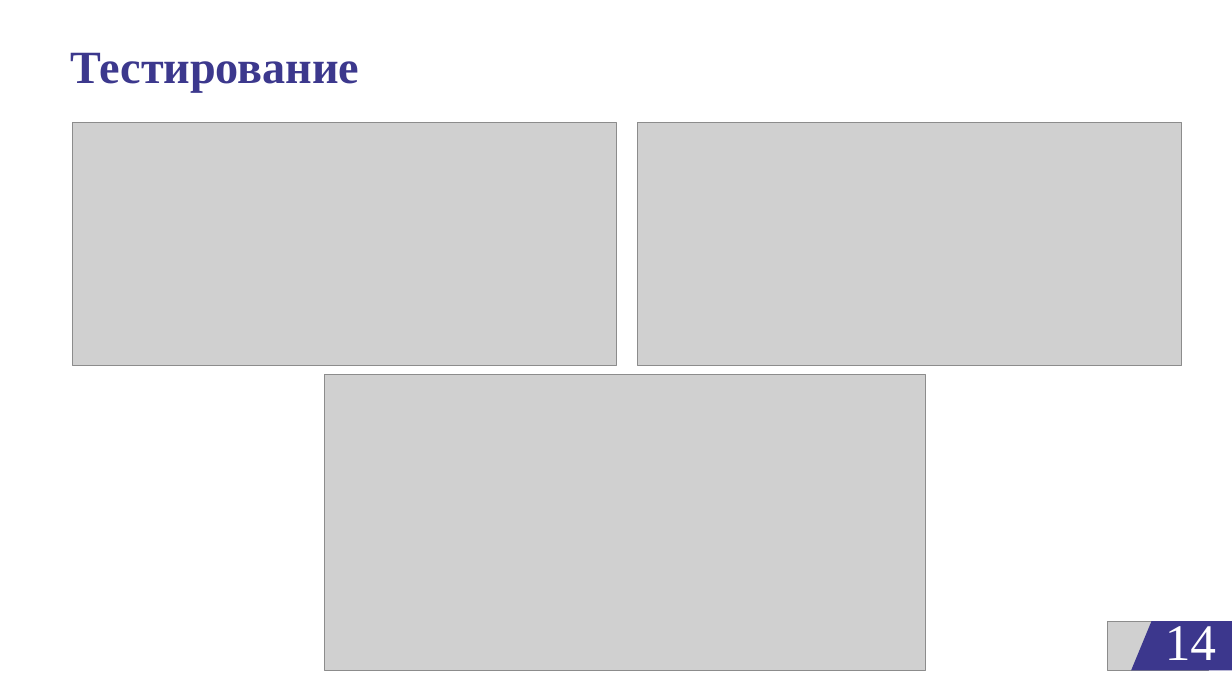
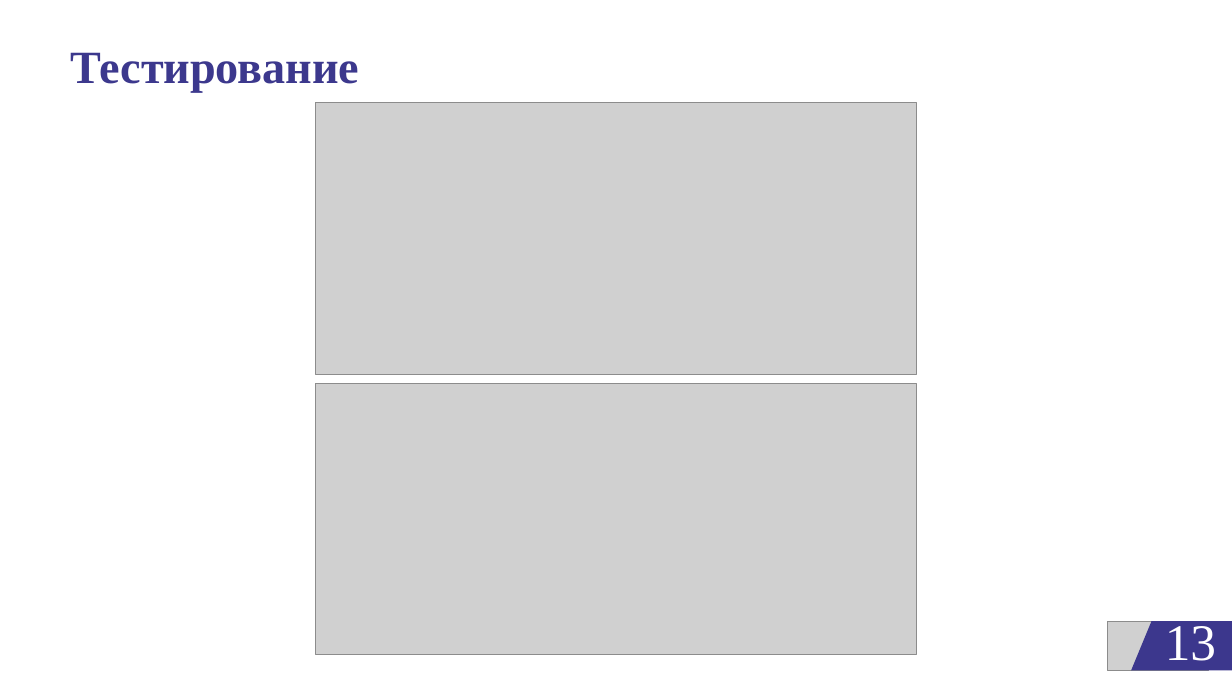
Before and after one commit to egorbeckish/Baccalaureate, a slide deck: slide 13 of 4 FOURTH COURSE/Semester 8/ДИПЛОМ/Отчеты/Презентация_Бекиш Е.П. 2025.pptx (slide 14 before the commit). Drawn at 1232x693 pixels with LibreOffice and Linux fonts; fonts in the diff are those of the drawing; grey boxes stand for pictures; background and template pictures are left out. Boxes give left, top, right and bottom in pixels: in the first picture for what was removed or moved away, otherwise in the second. Text is boxed around its words. In the diff, an @@ line names an element or a change of style, - is before the commit and + after.

```diff
--- a/4 FOURTH COURSE/Semester 8/ДИПЛОМ/Отчеты/Презентация_Бекиш Е.П. 2025.pptx
+++ b/4 FOURTH COURSE/Semester 8/ДИПЛОМ/Отчеты/Презентация_Бекиш Е.П. 2025.pptx
@@ picture added at (x1=316, y1=103, x2=917, y2=374) @@
@@ picture removed at (x1=72, y1=122, x2=616, y2=366) @@
@@ picture removed at (x1=638, y1=122, x2=1181, y2=366) @@
@@ picture resized from (x1=325, y1=375, x2=926, y2=671) to (x1=316, y1=384, x2=917, y2=654) @@
@@ page number at (x1=1165, y1=620, x2=1216, y2=671): text changed @@
-14
+13
```
Also in this commit, not shown: 12 other slides changed, 3 slides removed, 12 other files.
